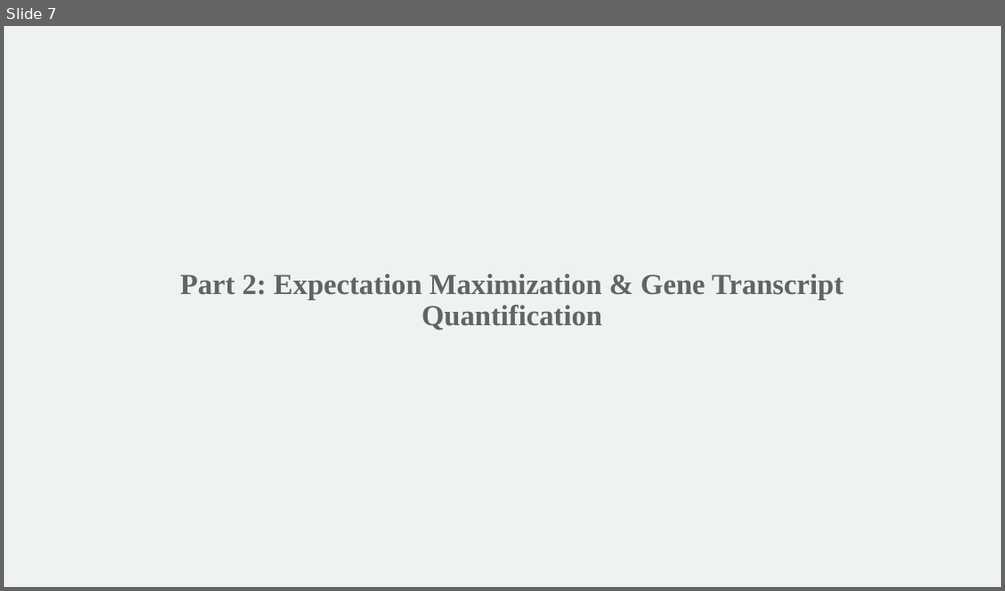
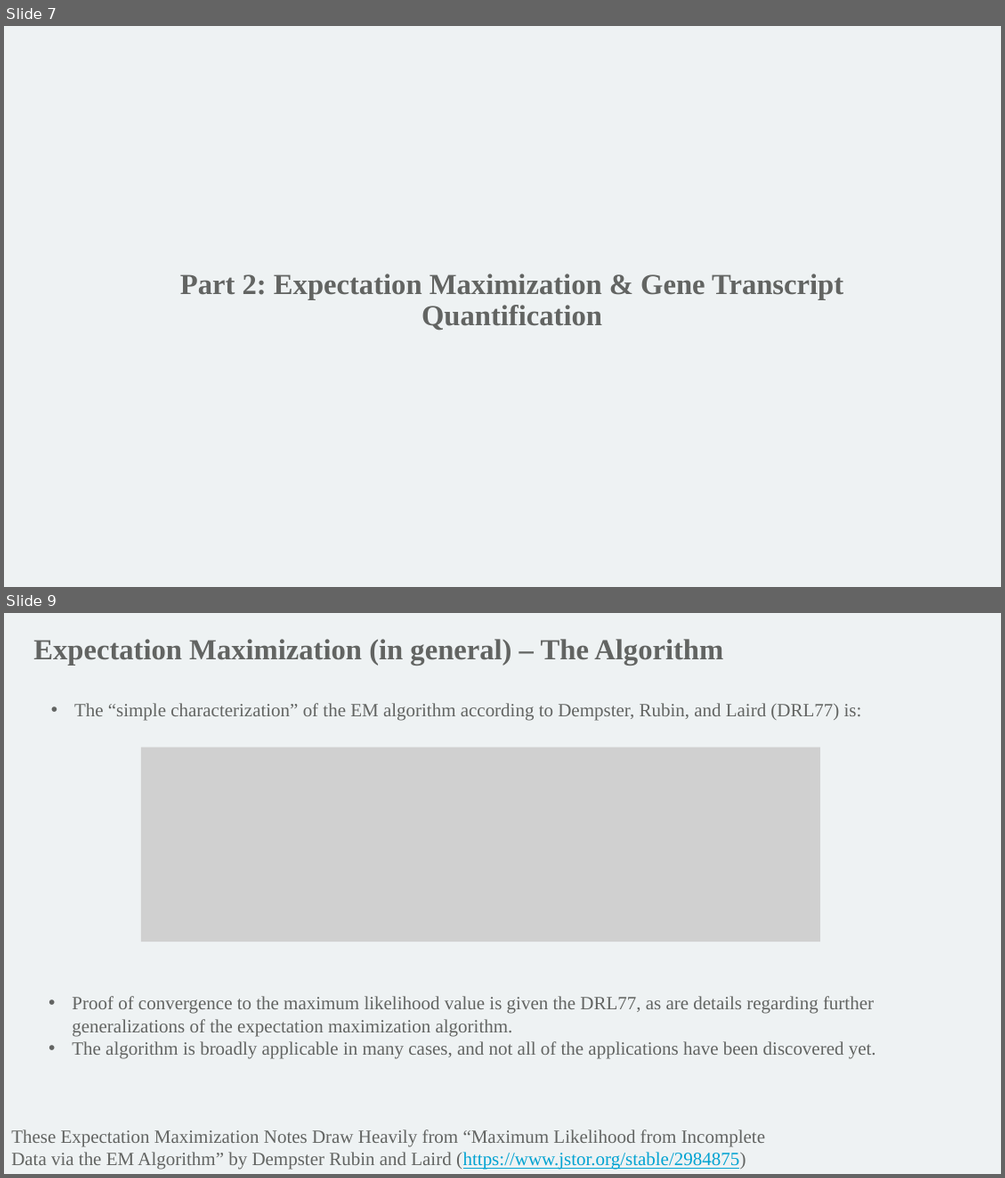
Before and after one commit to mathornton01/2022_UTSW_Lyda_Hill_Department_Advanced_NGS_Analysis_Nanocourse, a slide deck: Advanced NGS Analysis (Day 2).pptx. Shown one above the other, each under a label of ours: slide 7 before the commit, slides 7 and 9 after it; the slides between them are not shown. The pictures are 1005x591 and 1005x1178 pixels, drawn with LibreOffice and Linux fonts; fonts in the diff are those of the drawing; grey boxes stand for pictures; background and template pictures are left out. Boxes give left, top, right and bottom in pixels: in the first picture for what was removed or moved away, otherwise in the second. Text is boxed around its words. In the diff, an @@ line names an element or a change of style, - is before the commit and + after.

```diff
--- a/Advanced NGS Analysis (Day 2).pptx
+++ b/Advanced NGS Analysis (Day 2).pptx
@@ slide 9 added at bbox=[4, 613, 1001, 1174], background #EEF2F3 @@
@@ text added at bbox=[33, 639, 723, 665], 28 pt, text #626462, bold @@
+Expectation Maximization (in general) – The Algorithm
@@ text added at bbox=[74, 703, 862, 721], 18 pt, text #626462 @@
+• The “simple characterization” of the EM algorithm according to Dempster, Rubin, and Laird (DRL77) is:
@@ picture added at bbox=[141, 747, 820, 941] @@
@@ text added at bbox=[72, 996, 876, 1059], 18 pt, text #626462 @@
+• Proof of convergence to the maximum likelihood value is given the DRL77, as are details regarding further generalizations of the expectation maximization algorithm.
+• The algorithm is broadly applicable in many cases, and not all of the applications have been discovered yet.
@@ text added at bbox=[11, 1129, 765, 1169], 18 pt, text #626462 @@
+These Expectation Maximization Notes Draw Heavily from “Maximum Likelihood from Incomplete Data via the EM Algorithm” by Dempster Rubin and Laird (https://www.jstor.org/stable/2984875)
```
Also in this commit, not shown: 1 slide changed, 3 other slides added.
